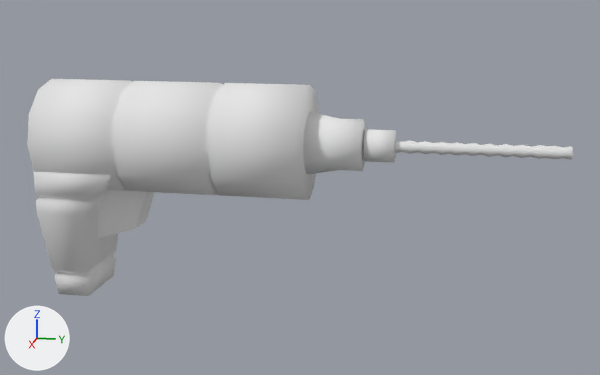
The Blender file working/subahu/Drill/Drill.blend, before and after one commit.
Before and after are seen from a 50 mm camera at (2.182, 1.041, 0.882) aimed at (-0.006, 0.603, 0.335). Every picture has the same lights, and +X, +Y and +Z are marked at lower left.

The older version as bpy lines, for what is in view:
```python
me_cube = bpy.data.meshes.new('Cube')
me_cube.from_pydata(...)  # 192 vertices, 160 faces; spans x -0.158..0.158, y -0.115..0.861, z -0.218..0.394
me_cube.polygons.foreach_set('use_smooth', [True] * 160)
me_cube.materials.append(mat_material)  # white #e7e7e7
me_cube_001 = bpy.data.meshes.new('Cube.001')
me_cube_001.from_pydata([(-1.0, -1.0, -1.0), (-1.0, 0.51, -0.51), (1.0, 0.51, -0.51), (1.0, -1.0, -1.0), (-1.0, -1.0, 1.0), (-1.0, 1.0, 1.0), (1.0, 1.0, 1.0), (1.0, -1.0, 1.0)], [], [(4, 5, 1, 0), (5, 6, 2, 1), (6, 7, 3, 2), (7, 4, 0, 3), (0, 1, 2, 3), (7, 6, 5, 4)])
me_cylinder_003 = bpy.data.meshes.new('Cylinder.003')
me_cylinder_003.from_pydata(...)  # 276 vertices, 266 faces; spans x -1.0..1.0, y -1.0..1.0, z -11.57..1.0
me_cylinder_003.polygons.foreach_set('use_smooth', [True] * 266)
ob_drill = bpy.data.objects.new('Drill', me_cube)
ob_drill.location = (0.0, 0.0, 0.225)
ob_drillbit = bpy.data.objects.new('DrillBit', me_cylinder_003)
ob_drillbit.parent = ob_drill
ob_drillbit.matrix_parent_inverse = Matrix(((1.0, 0.0, 0.0, 0.0), (0.0, 1.0, 0.0, 1.305), (0.0, 0.0, 1.0, 1.489), (0.0, 0.0, 0.0, 1.0)))
ob_drillbit.location = (0.0, -0.409, -1.253)
ob_drillbit.rotation_euler = (1.571, 0.0, 0.0)  # degrees (90, 0, 0)
ob_drillbit.scale = (0.0177, 0.0177, 0.0359)
ob_onofftrigger = bpy.data.objects.new('OnOffTrigger', me_cube_001)
ob_onofftrigger.parent = ob_drill
ob_onofftrigger.matrix_parent_inverse = Matrix(((1.0, 0.0, 0.0, 0.0), (0.0, 1.0, 0.0, 1.305), (0.0, 0.0, 1.0, 1.489), (0.0, 0.0, 0.0, 1.0)))
ob_onofftrigger.location = (0.0, -1.21, -1.472)
ob_onofftrigger.scale = (0.04, 0.0784, 0.0757)
```
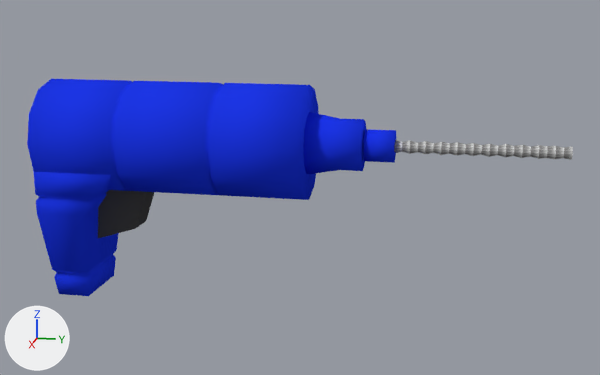
Changed parts and their boxes (x1, y1, x2, y2) in the pictures (600 x 375 px):
'Drill', recoloured (white to blue): (27, 79, 396, 296) in both
'OnOffTrigger', recoloured (grey to black): (98, 190, 154, 238) in both

The change in detail:
Material 'blackTexture' (mat_blacktexture) is new.
Its base color is (0.0578, 0.0578, 0.0578) (black #444444).
Material 'blueTexture.001' (mat_bluetexture_001) is new.
Its base color is (0.0123, 0.0375, 0.8) (blue #1d36e7).
me_cube has 192 vertices, 160 faces and spans x -0.158..0.158, y -0.115..0.861, z -0.218..0.394.
me_cube no longer uses material mat_material (white #e7e7e7).
me_cube now uses material mat_bluetexture_001 (blue #1d36e7).
me_cube_001 has 8 vertices, 6 faces and spans x -1.0..1.0, y -1.0..1.0, z -1.0..1.0.
me_cube_001 now uses material mat_blacktexture (black #444444).
